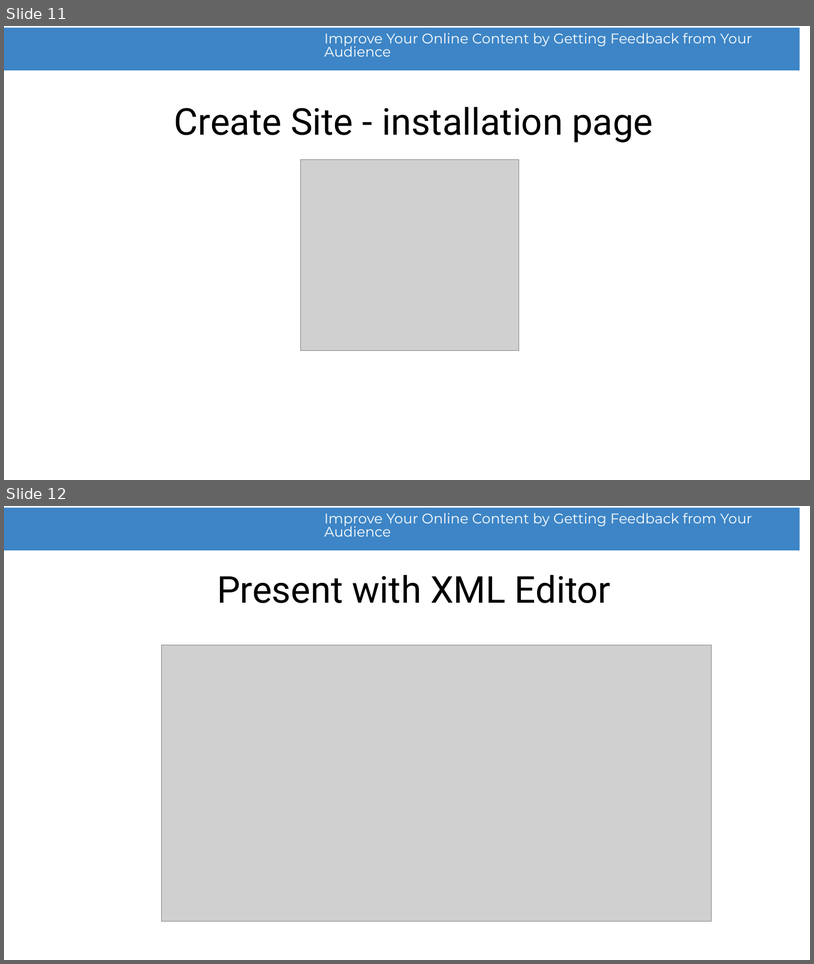
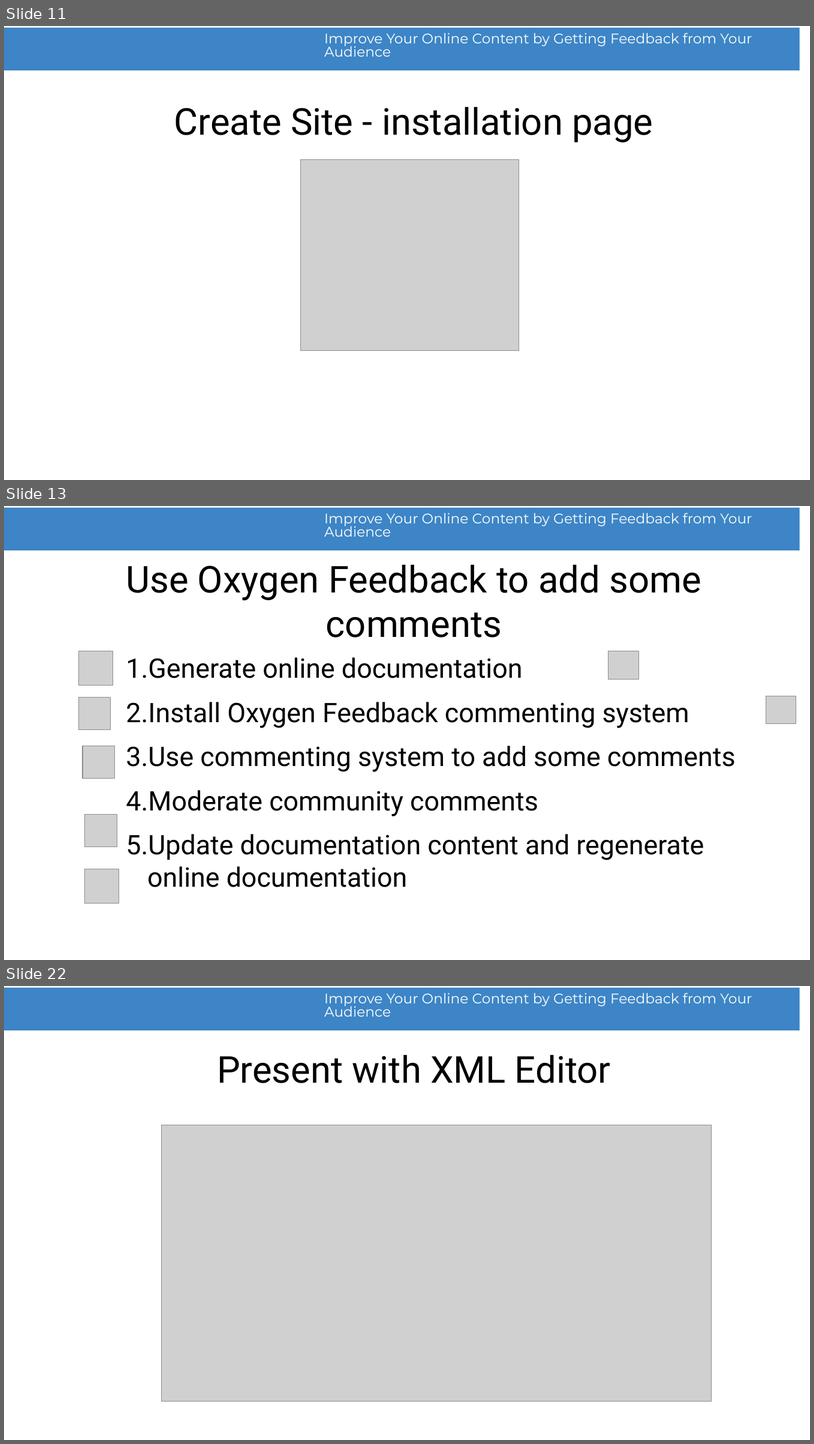
Before and after one commit to radu-pisoi/feedback-presentation, a slide deck: presentation/feedback-demo.odp. Shown one above the other, each under a label of ours: slides 11 and 12 before the commit, slides 11, 13 and 22 after it; the slides between them are not shown. The pictures are 814x964 and 814x1444 pixels, drawn with LibreOffice and Linux fonts; fonts in the diff are those of the drawing; grey boxes stand for pictures; background and template pictures are left out. Boxes give left, top, right and bottom in pixels: in the first picture for what was removed or moved away, otherwise in the second. Text is boxed around its words. In the diff, an @@ line names an element or a change of style, - is before the commit and + after.

```diff
--- a/presentation/feedback-demo.odp
+++ b/presentation/feedback-demo.odp
@@ slide 13 added at (4, 506, 810, 960), background #FFFFFF; not listed: 2 template elements that a slide beside it also shows @@
@@ title added at (126, 564, 701, 637), 44 pt, text #000000 @@
+Use Oxygen Feedback to add some comments
@@ picture added at (78, 651, 113, 685) @@
@@ text added at (126, 657, 736, 887), 32 pt, text #000000 @@
+1. Generate online documentation
+2. Install Oxygen Feedback commenting system
+3. Use commenting system to add some comments
+4. Moderate community comments
+5. Update documentation content and regenerate online documentation
@@ picture added at (609, 651, 639, 679) @@
@@ picture added at (78, 697, 110, 729) @@
@@ picture added at (766, 696, 797, 724) @@
@@ picture added at (83, 745, 115, 778) @@
@@ picture added at (84, 814, 117, 847) @@
@@ picture added at (84, 869, 119, 903) @@
@@ what was slide 12 is now slide 22 @@
```
Also in this commit, not shown: 9 other slides added.
